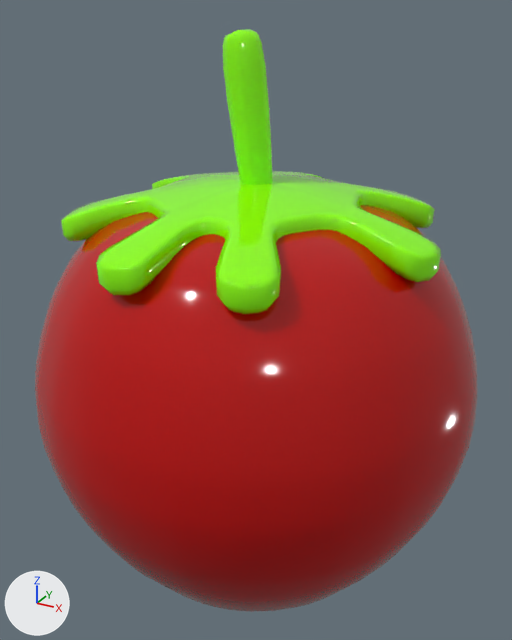
Renders of the FBX model assets/model/res/xihongshi/xihongshi.fbx from each side of a commit.
Camera for both pictures: a 50 mm lens placed at (-0.0052, 0.0, 0.0262), pointed at (-0.0175, 0.0223, 0.015). Lighting does not change. The marker at lower left points along +X, +Y and +Z. Where no turn or scale is listed for an object, it has been applied to the vertices.
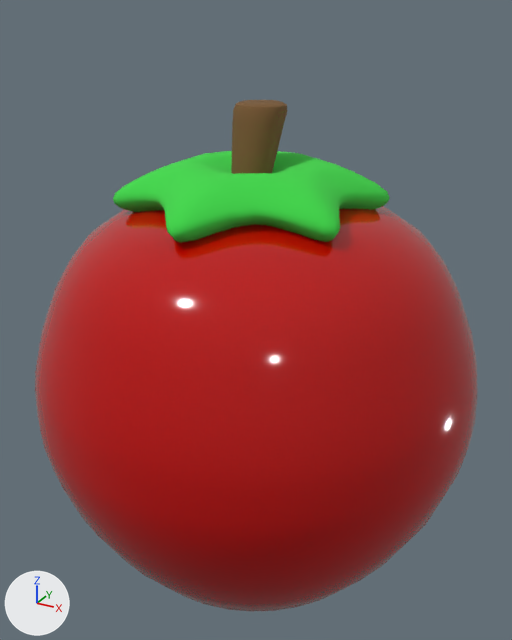
The newer file is also turned or shifted as a whole; pictures and numbers use the older file's frame.

The change, as a diff of the scene's bpy script:
```diff
--- a/assets/model/res/xihongshi/xihongshi.fbx.py
+++ b/assets/model/res/xihongshi/xihongshi.fbx.py
@@ mat_pasted__aistandardsurface7 @@
+mat_pasted__aistandardsurface7 = principled_material('pasted__aiStandardSurface7')
+mat_pasted__aistandardsurface7.base_color = (0.188, 0.0953, 0.0307)  # brown #785731
+mat_pasted__aistandardsurface7.roughness = 1.0
@@ mat_pasted__aistandardsurface6 @@
+mat_pasted__aistandardsurface6 = principled_material('pasted__aiStandardSurface6')
+mat_pasted__aistandardsurface6.base_color = (0.0492, 0.684, 0.0666)  # green #3fd849
+mat_pasted__aistandardsurface6.roughness = 1.0
@@ me_mesh_002 @@
 # used by ob_polysurface5; location = (-0.0177, 0.0221, 0.01169)
-me_mesh_002.from_pydata(...)  # 1516 vertices, 1514 faces; spans x -0.0081..0.0089, y -0.0085..0.0085, z -0.0082..0.0085
+me_mesh_002.from_pydata(...)  # 722 vertices, 720 faces; spans x -0.0081..0.0089, y -0.0085..0.0085, z -0.0082..0.0085
+# me_mesh_002 part 1: 2 vertices moved within x 0.0, y -0.001..0.001, z -0.0082; 794 vertices removed from x -0.0079..0.0088, y -0.0083..0.0083, z -0.0082..0.0085
 me_mesh_002.materials.append(mat_aistandardsurface6)
@@ me_mesh_002_1 @@
+me_mesh_002_1.from_pydata(...)  # 120 vertices, 118 faces; spans x -0.00096..0.00091, y -0.00062..0.00174, z -0.0023..0.00262
+me_mesh_002_1.materials.append(mat_pasted__aistandardsurface7)  # brown #785731
@@ me_mesh_001_1 @@
+me_mesh_001_1.from_pydata(...)  # 877 vertices, 848 faces; spans x -0.00434..0.00433, y -0.00498..0.00498, z -0.00133..0.00049
+me_mesh_001_1.materials.append(mat_pasted__aistandardsurface6)  # green #3fd849
@@ ob_pcylinder1 @@
-ob_pcylinder1 = bpy.data.objects.new('pCylinder1', me_mesh)
-ob_pcylinder1.location = (-0.01749, 0.02209, 0.02192)
@@ ob_polysurface6 @@
-ob_polysurface6 = bpy.data.objects.new('polySurface6', me_mesh_001)
-ob_polysurface6.location = (-0.01719, 0.0221, 0.01984)
@@ ob_pasted__pcylinder50 @@
+ob_pasted__pcylinder50 = bpy.data.objects.new('pasted__pCylinder50', me_mesh_002_1)
+ob_pasted__pcylinder50.location = (-0.01747, 0.02184, 0.02057)
@@ ob_pasted__psphere14 @@
+ob_pasted__psphere14 = bpy.data.objects.new('pasted__pSphere14', me_mesh_001_1)
+ob_pasted__psphere14.location = (-0.01748, 0.02203, 0.02073)
```

Boxes (x1, y1, x2, y2) around the edits, measured in the pictures (512 x 640 px):
'polySurface5', reshaped: before (35, 205, 477, 612); after (35, 206, 477, 611)
'polySurface6', deleted (green): before (61, 171, 441, 314)
'pasted__pSphere14', added (green): after (113, 151, 390, 243)
'pCylinder1', deleted (green): before (223, 29, 273, 185)
'pasted__pCylinder50', added (brown): after (231, 100, 287, 174)
part 1 of me_mesh_002, cut back: before (39, 205, 462, 558)
